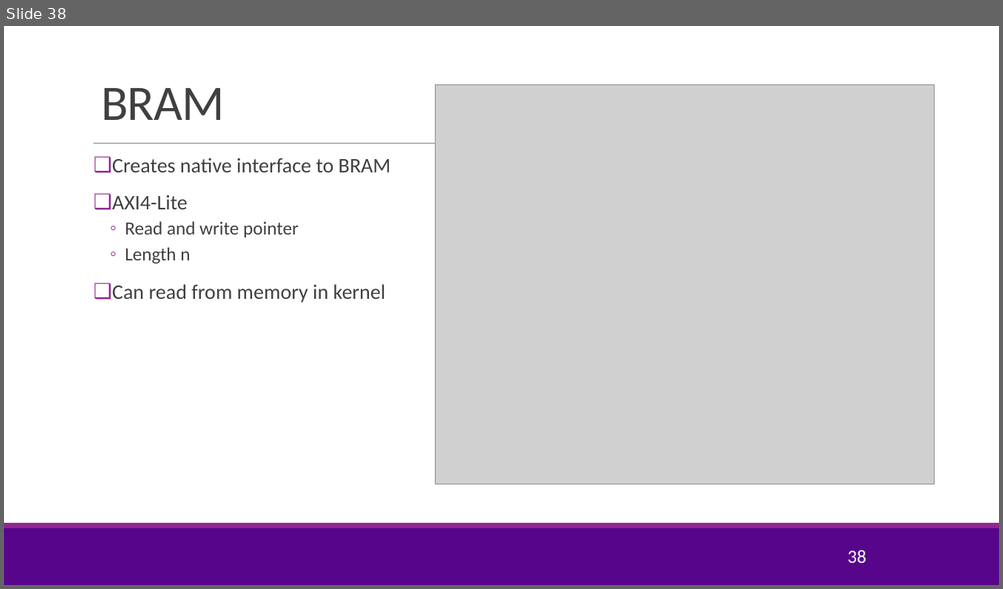
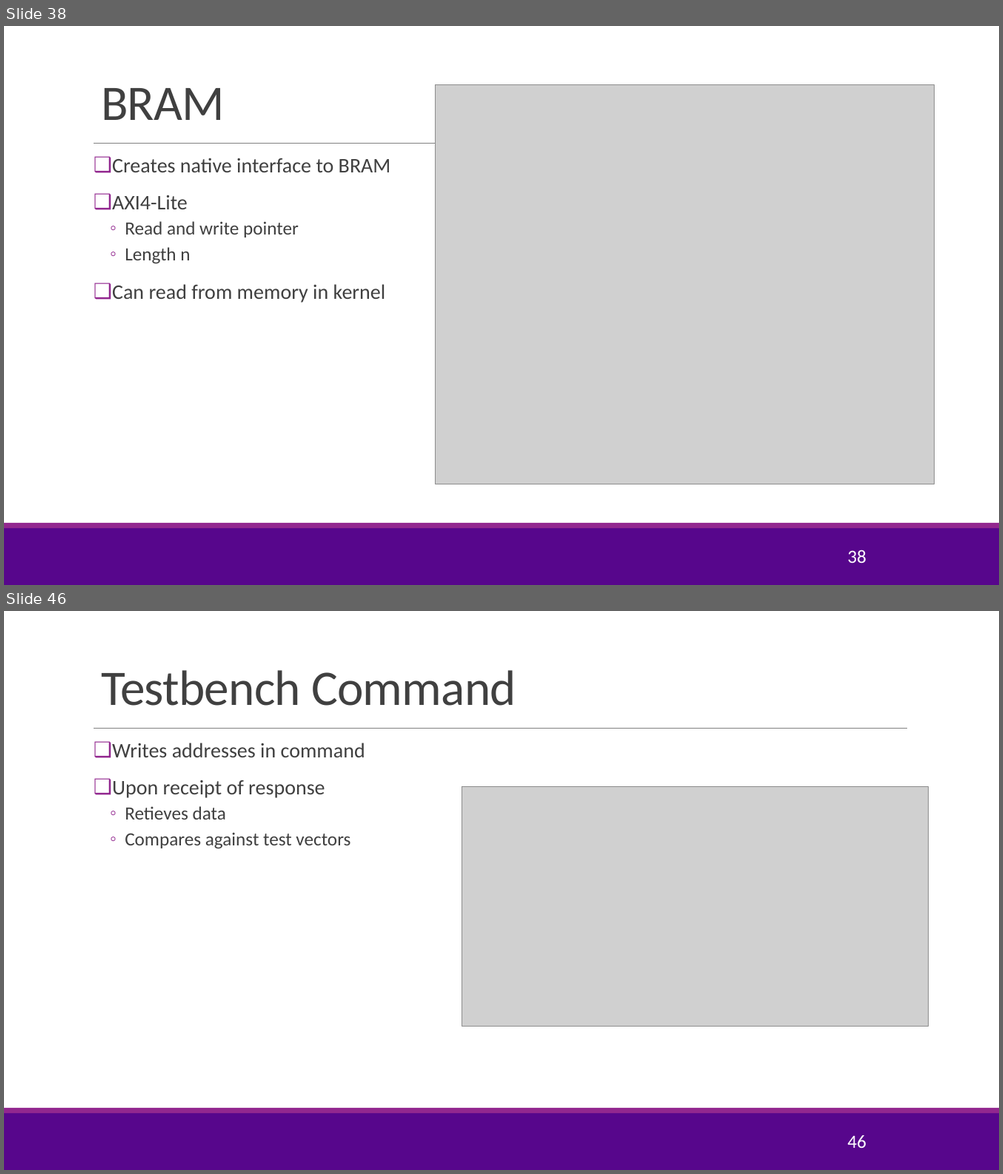
Before and after one commit to tonykorycki/hwdesign, a slide deck: units/unit08_sharedmem/sharedmem.pptx. Shown one above the other, each under a label of ours: slide 38 before the commit, slides 38 and 46 after it; the slides between them are not shown. The pictures are 1003x589 and 1003x1174 pixels, drawn with LibreOffice and Linux fonts; fonts in the diff are those of the drawing; grey boxes stand for pictures; background and template pictures are left out. Boxes give left, top, right and bottom in pixels: in the first picture for what was removed or moved away, otherwise in the second. Text is boxed around its words. In the diff, an @@ line names an element or a change of style, - is before the commit and + after.

```diff
--- a/units/unit08_sharedmem/sharedmem.pptx
+++ b/units/unit08_sharedmem/sharedmem.pptx
@@ slide 46 added at (4,611,999,1170), background #FFFFFF; not listed: 3 template elements that a slide beside it also shows @@
@@ title added at (101,670,516,706), 48 pt, text #404040 @@
+Testbench Command
@@ text added at (112,743,365,849), 20 pt, text #404040 @@
+❑ Writes addresses in command
+❑ Upon receipt of response
+  ◦ Retieves data
+  ◦ Compares against test vectors
@@ picture added at (462,787,928,1027) @@
@@ page number added at (847,1136,866,1149), 18 pt, text #FFFFFF @@
+46
```
Also in this commit, not shown: 8 other slides added, 3 other files.
